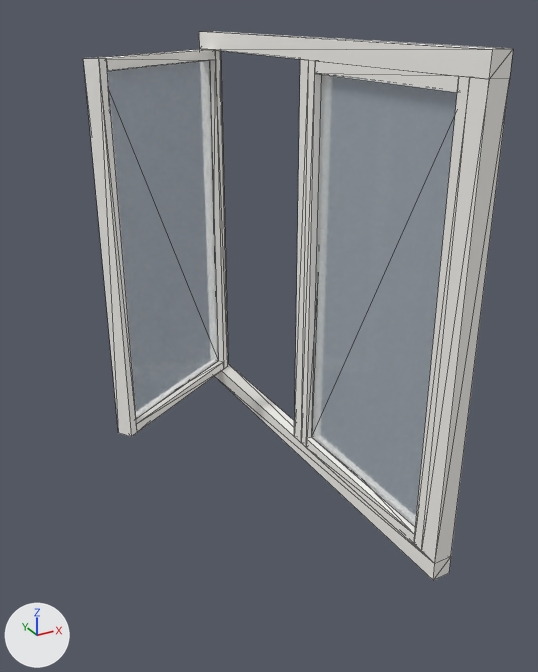
What one commit did to the glTF model dist/models/Jendela_G1.glb.
Before and after are seen from a camera (50 mm lens) standing at (-13.2, -21.1, 15.8) and looking at (-2.3, -1.4, 5.9). Arrows for +X, +Y and +Z are at lower left; the lights stay in place. The first picture is the older version. Both versions are drawn at frame 20 of the action 'OPEN'; the numbers are the values there. Mesh edges are drawn as thin lines. Vertices at exactly the same position are counted once.

In view in the first picture: 'CasementLeft', 'Static'.
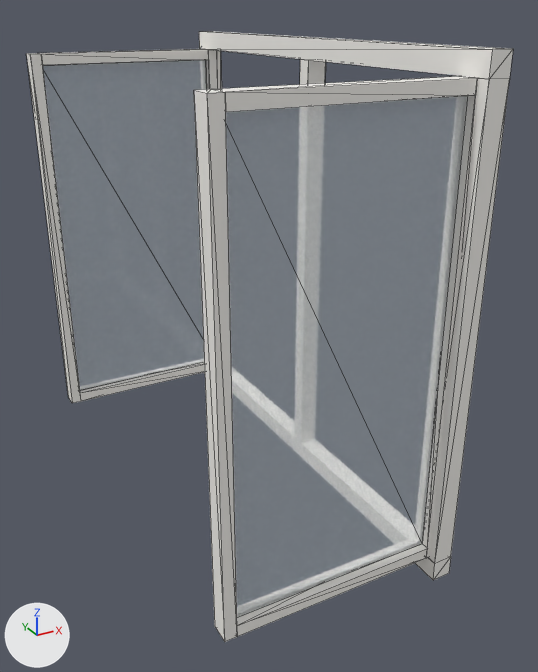
The change, as a list of edits to the scene's bpy script:
```text
Change me_static:
    used by ob_static; parent = ob_windowg1; location = (0.0, 0.0, 0.0)
    remove me_static.from_pydata(...)  # 56 vertices, 116 faces; spans x -0.3..0.3, y -8.0..8.0, z 0.0..15.0
    add me_static.from_pydata(...)  # 32 vertices, 60 faces; spans x -0.3..0.3, y -8.0..8.0, z 0.0..15.0
    me_static part 1: the loose piece of 8 vertices spanning x -0.1..0.1, y -7.0..-0.6, z 1.0..14.0 is deleted
    me_static part 2
    16 vertices are removed from x -0.3..0.3, y -7.0..-0.6, z 0.6..14.4
    44 faces are deleted
    remove me_static.materials.append(mat_glass)  # white #e7f3fa
Change ob_casementleft:
    ob_casementleft.rotation_euler: (0.0, 0.0, -1.007) -> (0.0, 0.0, -1.571)  # degrees (0, 0, -58) -> degrees (0, 0, -90)
Add ob_casementright:
    ob_casementright = bpy.data.objects.new('CasementRight', me_casementleaf)
    ob_casementright.parent = ob_righthandle
    ob_casementright.location = (0.0, 0.0, 0.0)
    ob_casementright.rotation_euler = (0.0, 0.0, -1.571)  # degrees (0, 0, -90)
Add ob_righthandle:
    ob_righthandle = bpy.data.objects.new('RightHandle', None)
    ob_righthandle.parent = ob_windowg1
    ob_righthandle.location = (0.0, -7.375, 0.0)
    ob_righthandle.scale = (1.0, -1.0, 1.0)
```

Location of each change, (x1, y1, x2, y2) in pixels of the pictures (538 x 672 px):
'CasementRight', added
    after: (194, 76, 479, 642)
'CasementLeft', turned
    before: (83, 49, 228, 437)
    after: (26, 49, 218, 403)
part 1 of me_static, deleted
    before: (312, 75, 457, 527)
part 2 of me_static, deleted
    before: (301, 60, 470, 551)
